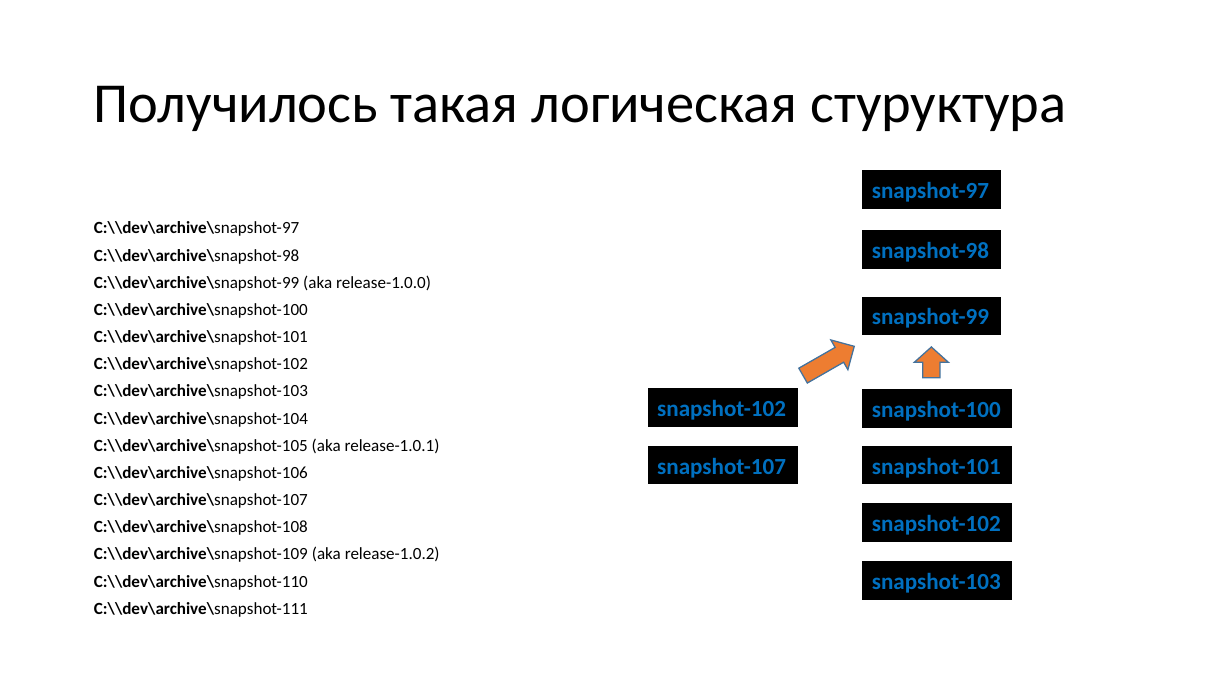
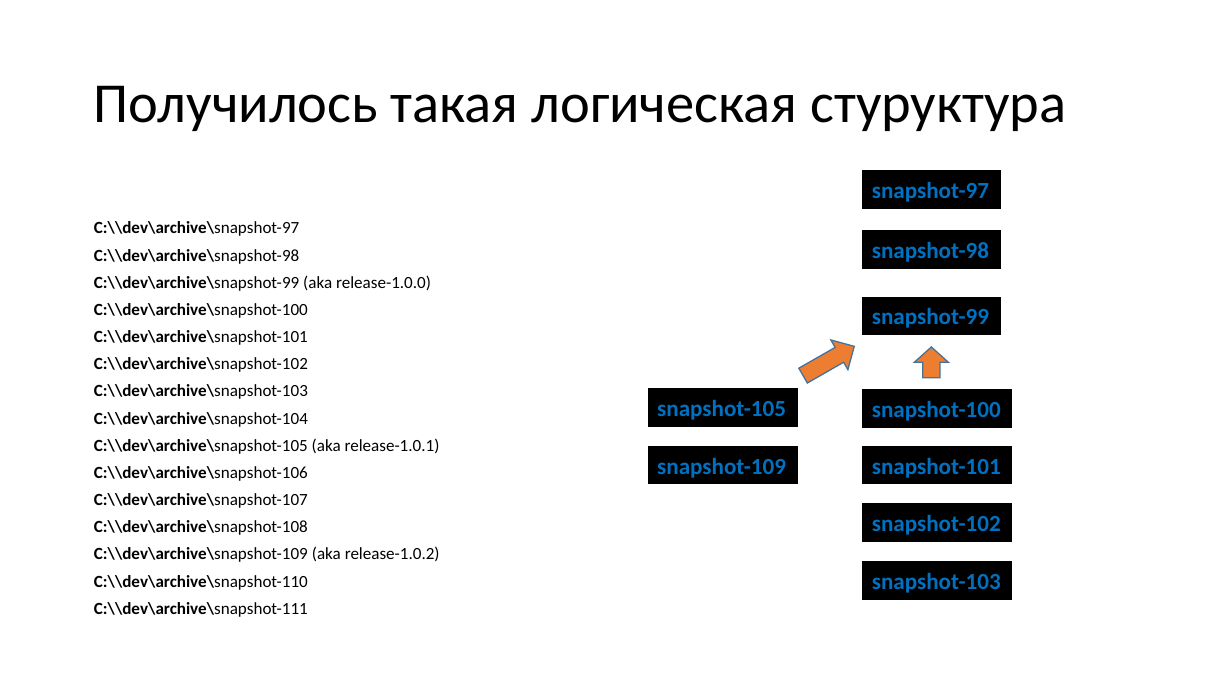
Before and after one commit to dzmitry-varabei/front-end-course, a slide deck: slide 25 of git-commit-code-review/Presentation1.pptx. Drawn at 1232x693 pixels with LibreOffice and Linux fonts; fonts in the diff are those of the drawing. Boxes give left, top, right and bottom in pixels: in the first picture for what was removed or moved away, otherwise in the second. Text is boxed around its words. In the diff, an @@ line names an element or a change of style, - is before the commit and + after.

```diff
--- a/git-commit-code-review/Presentation1.pptx
+++ b/git-commit-code-review/Presentation1.pptx
@@ text in rectangle at bbox=[657, 400, 786, 420]: text changed @@
-snapshot-102
+snapshot-105
@@ text in rectangle at bbox=[657, 458, 786, 478]: text changed @@
-snapshot-107
+snapshot-109
```
Also in this commit, not shown: 15 other slides changed, 18 slides added, 49 slides removed, 5 other files.
